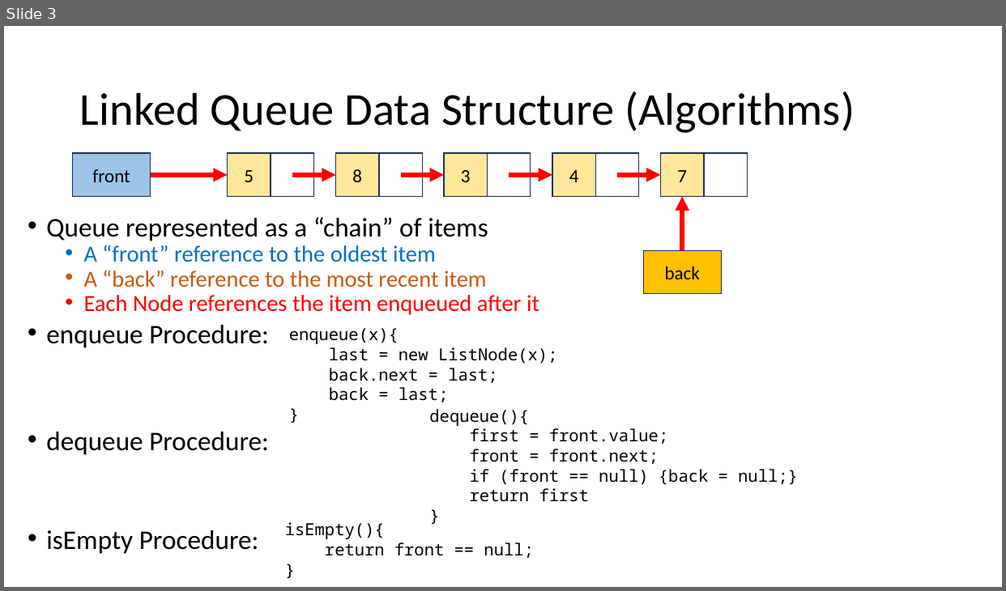
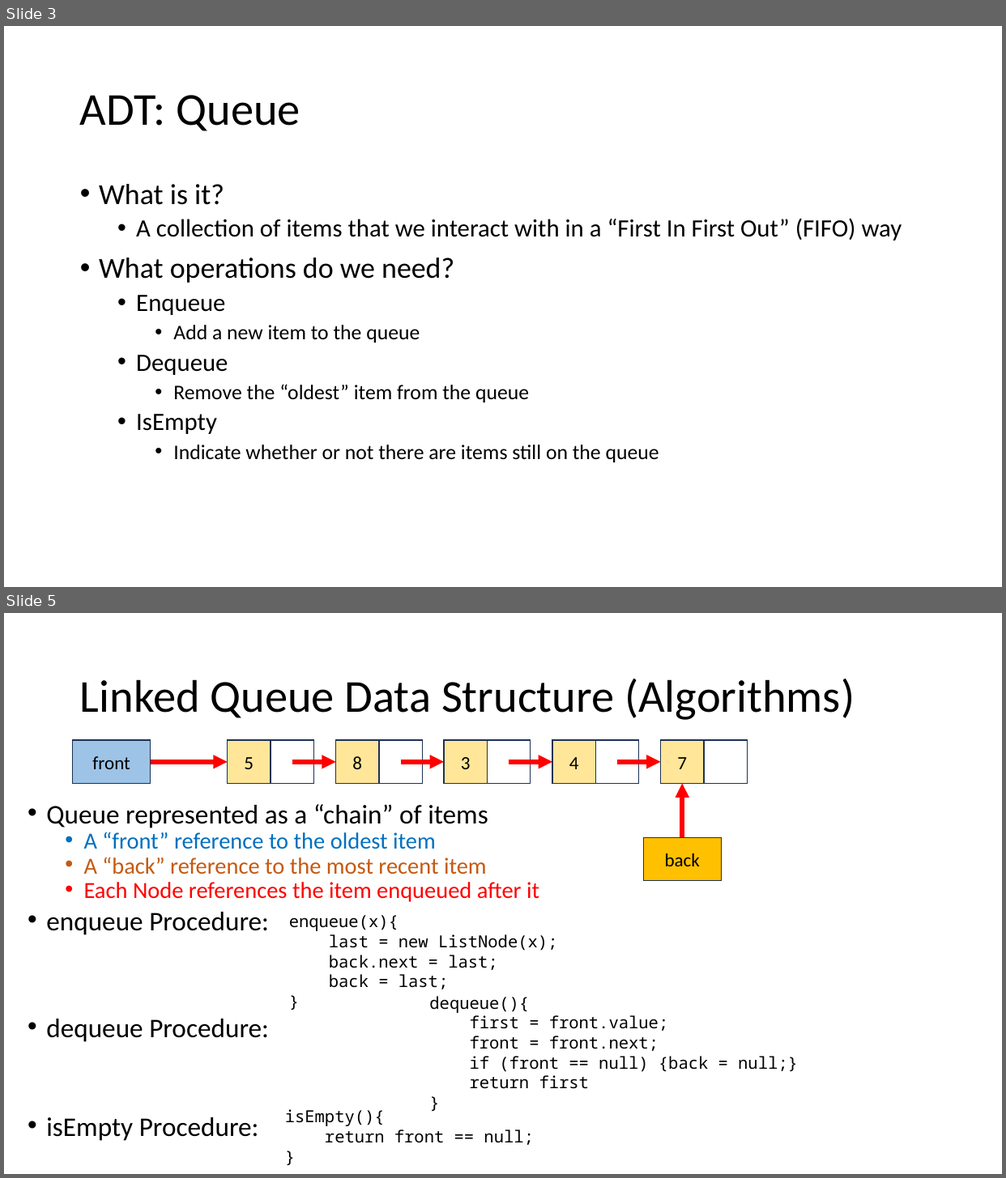
Before and after one commit to natebrunelle/cse332, a slide deck: markdown/files/slides/lecture2_analysis1.pptx. Shown one above the other, each under a label of ours: slide 3 before the commit, slides 3 and 5 after it; the slides between them are not shown. The pictures are 1006x591 and 1006x1178 pixels, drawn with LibreOffice and Linux fonts; fonts in the diff are those of the drawing. Boxes give left, top, right and bottom in pixels: in the first picture for what was removed or moved away, otherwise in the second. Text is boxed around its words. In the diff, an @@ line names an element or a change of style, - is before the commit and + after.

```diff
--- a/markdown/files/slides/lecture2_analysis1.pptx
+++ b/markdown/files/slides/lecture2_analysis1.pptx
@@ slide 3 added at (x1=4, y1=26, x2=1002, y2=587), background #FFFFFF @@
@@ title added at (x1=80, y1=95, x2=300, y2=131), 44 pt, text #000000 @@
+ADT: Queue
@@ text added at (x1=99, y1=184, x2=902, y2=463), 20 pt, text #000000 @@
+• What is it?
+  • A collection of items that we interact with in a “First In First Out” (FIFO) way
+• What operations do we need?
+  • Enqueue
+    • Add a new item to the queue
+  • Dequeue
+    • Remove the “oldest” item from the queue
+  • IsEmpty
+    • Indicate whether or not there are items still on the queue
@@ what was slide 3 is now slide 5 @@
```
Also in this commit, not shown: 11 slides changed, 1 other slide added, 4 other files.
